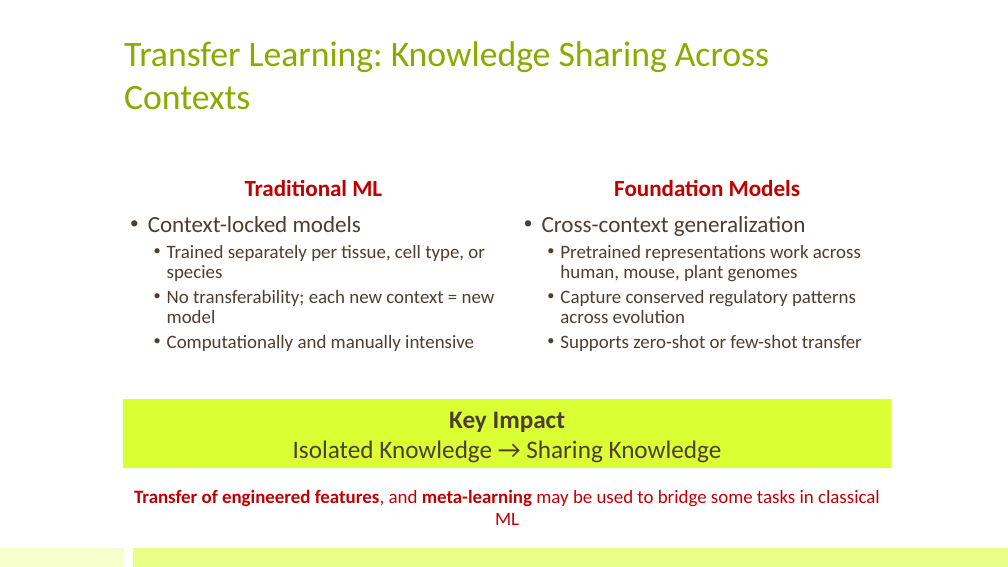
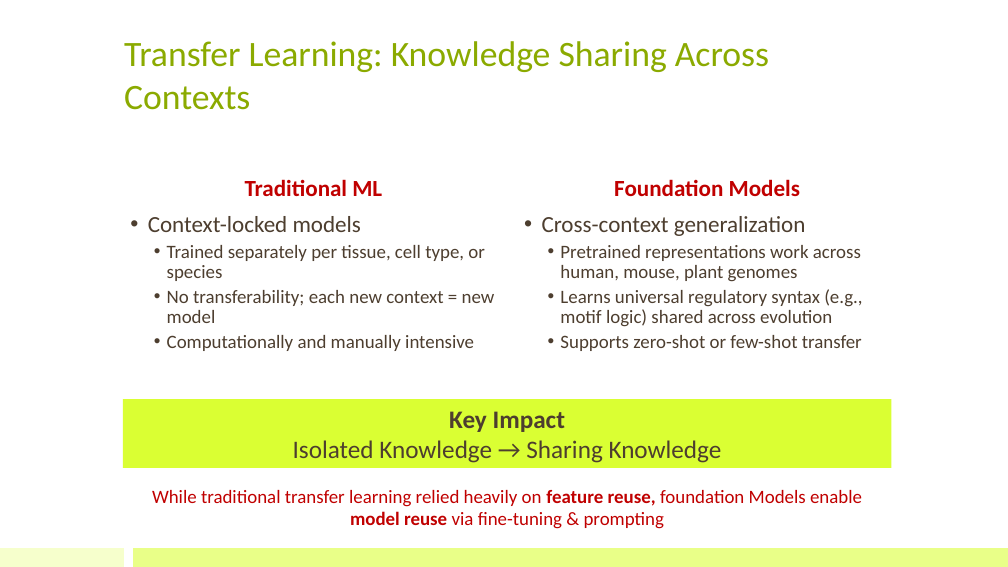
Before and after one commit to bioinfo-kaust/gfm-workshop, a slide deck: slide 12 of lecture_slides/1.day1_before_lunch/lecture_1a_intro_gfm.pptx. Drawn at 1008x567 pixels with LibreOffice and Linux fonts; fonts in the diff are those of the drawing. Boxes give left, top, right and bottom in pixels: in the first picture for what was removed or moved away, otherwise in the second. Text is boxed around its words. In the diff, an @@ line names an element or a change of style, - is before the commit and + after.

```diff
--- a/lecture_slides/1.day1_before_lunch/lecture_1a_intro_gfm.pptx
+++ b/lecture_slides/1.day1_before_lunch/lecture_1a_intro_gfm.pptx
@@ text at (560, 289, 862, 327): text changed @@
-  • Capture conserved regulatory patterns across evolution
+  • Learns universal regulatory syntax (e.g., motif logic) shared across evolution
@@ text at (152, 490, 862, 529): text changed @@
-Transfer of engineered features, and meta-learning may be used to bridge some tasks in classical ML
+While traditional transfer learning relied heavily on feature reuse, foundation Models enable model reuse via fine-tuning & prompting
```
Also in this commit, not shown: 12 other slides changed, 2 other files.
